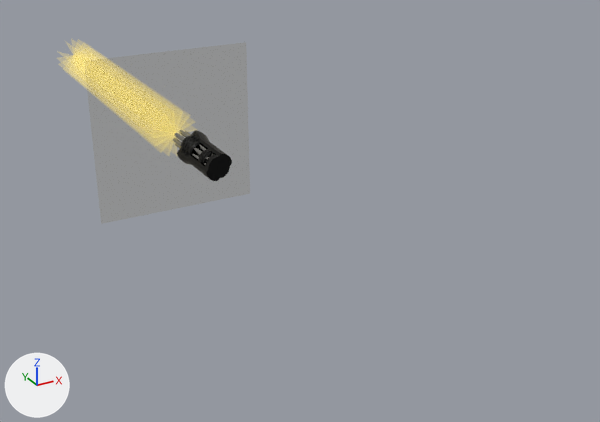
Two versions of the glTF model assets/models/guns/lmg.gltf, one commit apart.
The view is the same before and after, from a 50 mm lens placed at (-5.27, -13.89, 5.08), pointed at (1.45, -1.67, -1.03). The axes (+X, +Y, +Z) are drawn at lower left. The lights are the same throughout. Where no turn or scale is listed for an object, it has been applied to the vertices.

The first picture shows 'BASE', 'MUZZLE_FLASH', 'Plane', 'back cyl'.
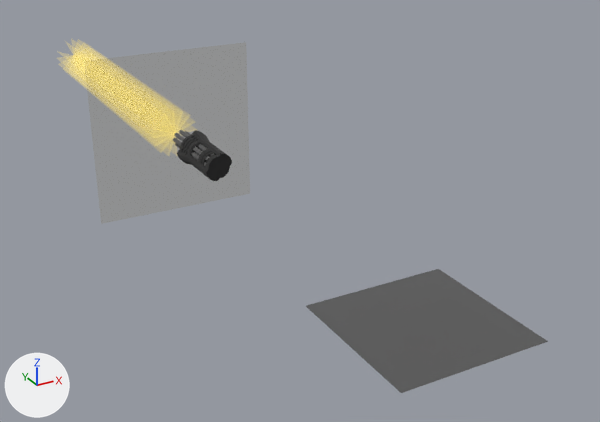
What the commit changed:
Material 'DUV_Shiney_Silver' (mat_duv_shiney_silver) is new.
Its base color is (0.252, 0.252, 0.252) (grey #898989).
Its metallic is 1.0.
Its roughness is 1.0.
Mesh me_plane_020 is new.
It has 72 vertices, 112 faces and spans x -1.0..1.0, y -1.0..1.0, z 0.0.
It uses material mat_duv_shiney_silver (grey #898989).
Object 'DUV_Scratch_DGrey.001' (ob_duv_scratch_dgrey_001) is new; it shows me_plane_020.
Its location is (0.0, -7.26, 0.0).

Where the change shows, as pixel boxes [x1, y1, x2, y2] in the pictures (600 x 422 px):
'DUV_Scratch_DGrey.001', added: after [306, 269, 548, 393]
